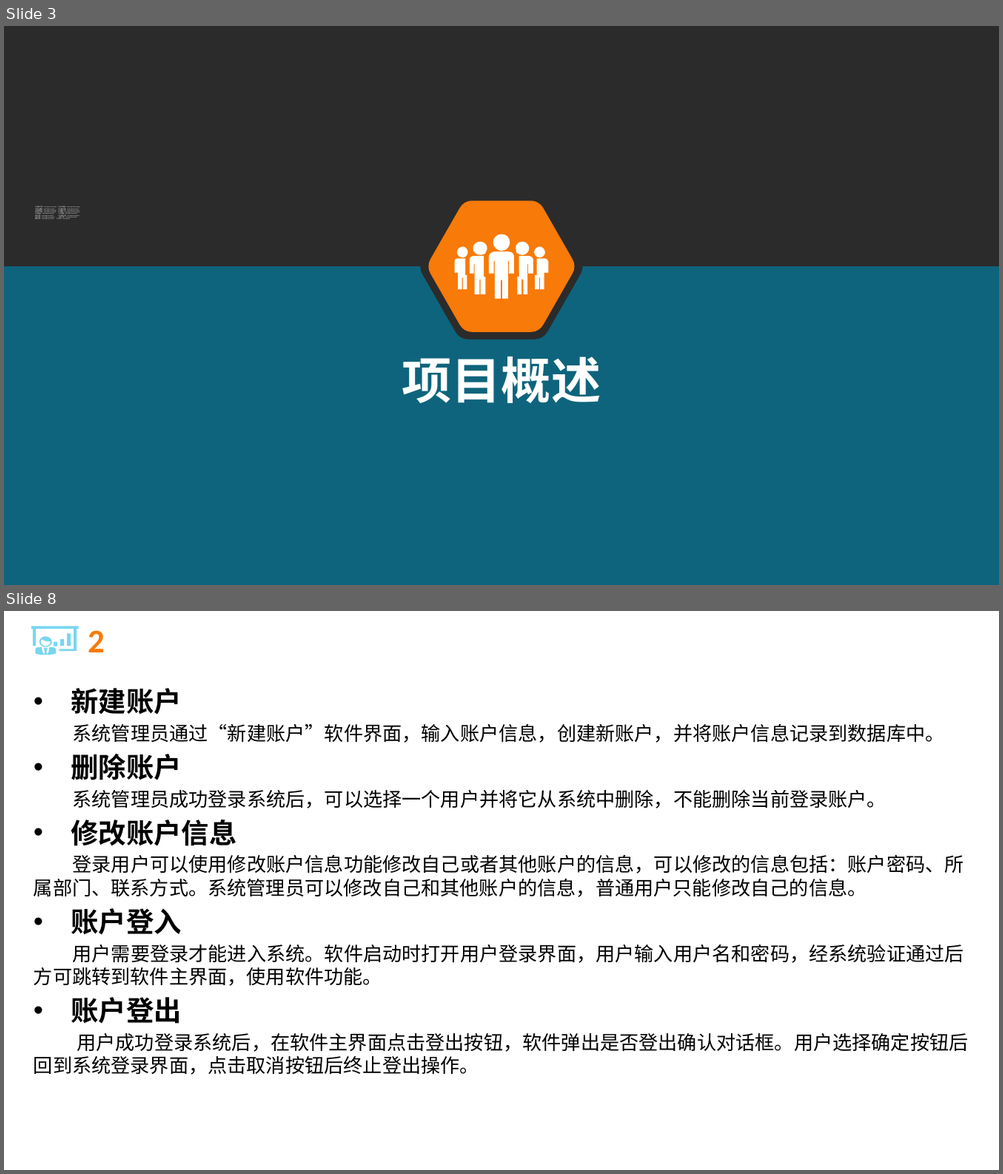
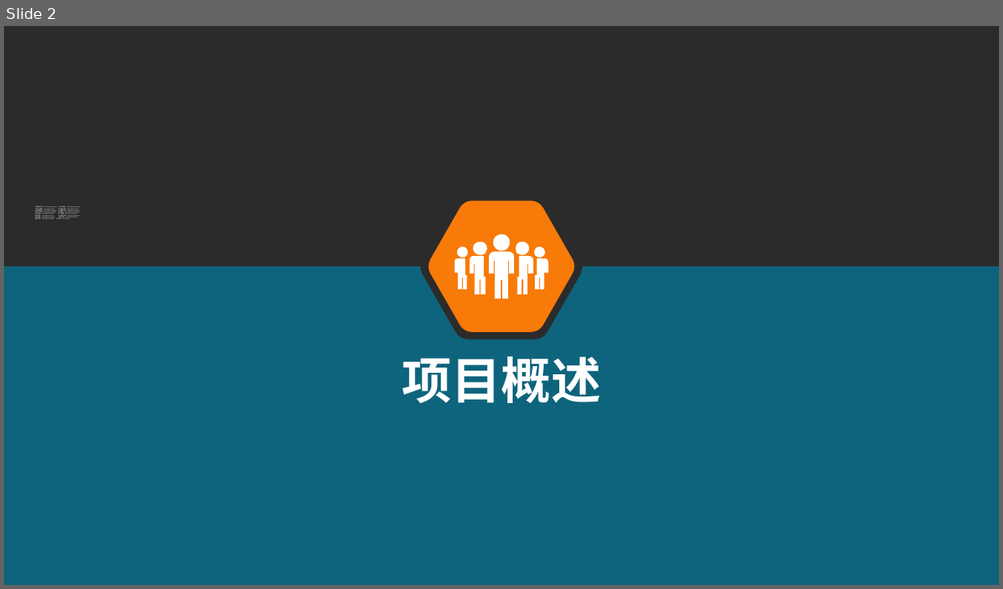
Before and after one commit to xiechongzhu/RadiationSystem, a slide deck: 项目文档/需求/辐射防护数据集成与监控系统软件需求分析报告.pptx. Shown one above the other, each under a label of ours: slides 3 and 8 before the commit, slide 2 after it; the slides between them are not shown. The pictures are 1003x1174 and 1003x589 pixels, drawn with LibreOffice and Linux fonts; fonts in the diff are those of the drawing; background and template pictures are left out; a plain dark background stands for a picture behind light text. Boxes give left, top, right and bottom in pixels: in the first picture for what was removed or moved away, otherwise in the second. Text is boxed around its words. In the diff, an @@ line names an element or a change of style, - is before the commit and + after.

```diff
--- a/项目文档/需求/辐射防护数据集成与监控系统软件需求分析报告.pptx
+++ b/项目文档/需求/辐射防护数据集成与监控系统软件需求分析报告.pptx
@@ slide 8 removed at (4, 611, 999, 1170), background picture (left out) @@
@@ freeform shape removed at (32, 626, 79, 655) @@
@@ title removed at (71, 630, 887, 809) @@
-2-1 账户管理
@@ text removed at (34, 688, 967, 1075) @@
-• 新建账户
-系统管理员通过“新建账户”软件界面，输入账户信息，创建新账户，并将账户信息记录到数据库中。
-• 删除账户
-系统管理员成功登录系统后，可以选择一个用户并将它从系统中删除，不能删除当前登录账户。
-• 修改账户信息
-登录用户可以使用修改账户信息功能修改自己或者其他账户的信息，可以修改的信息包括：账户密码、所属部门、联系方式。系统管理员可以修改自己和其他账户的信息，普通用户只能修改自己的信息。
-• 账户登入
-用户需要登录才能进入系统。软件启动时打开用户登录界面，用户输入用户名和密码，经系统验证通过后方可跳转到软件主界面，使用软件功能。
-• 账户登出
-用户成功登录系统后，在软件主界面点击登出按钮，软件弹出是否登出确认对话框。用户选择确定按钮后回到系统登录界面，点击取消按钮后终止登出操作。
@@ what was slide 3 is now slide 2 @@
```
Also in this commit, not shown: 4 slides changed, 17 slides added, 28 other slides removed, 15 other files.
